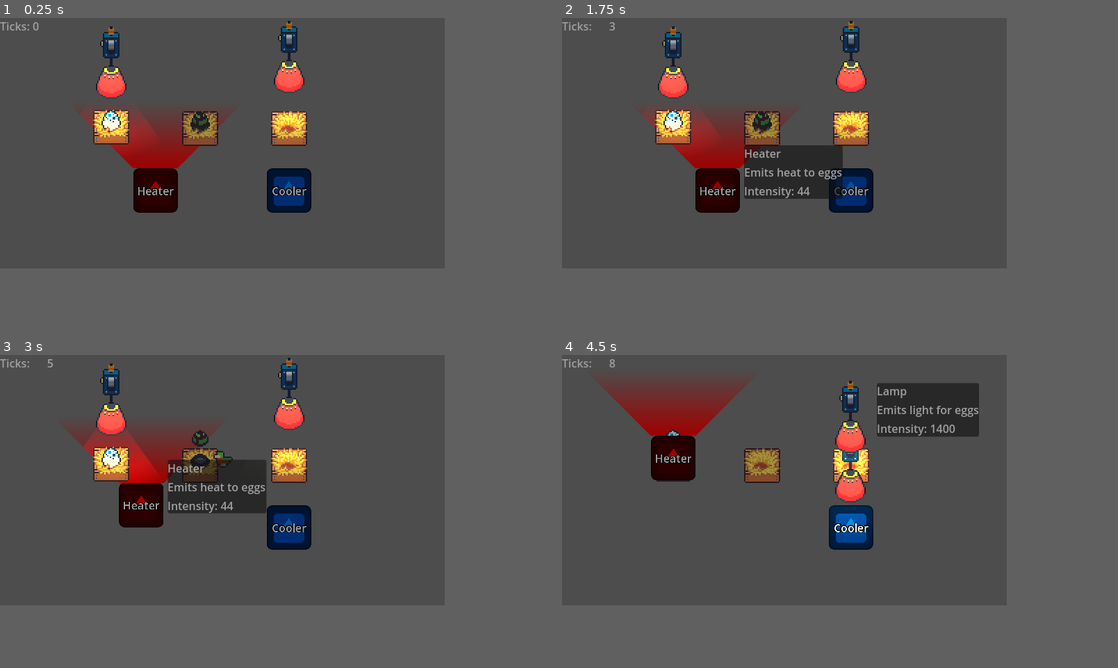
Above: before the commit, frames 1-4 (two rows, left to right).
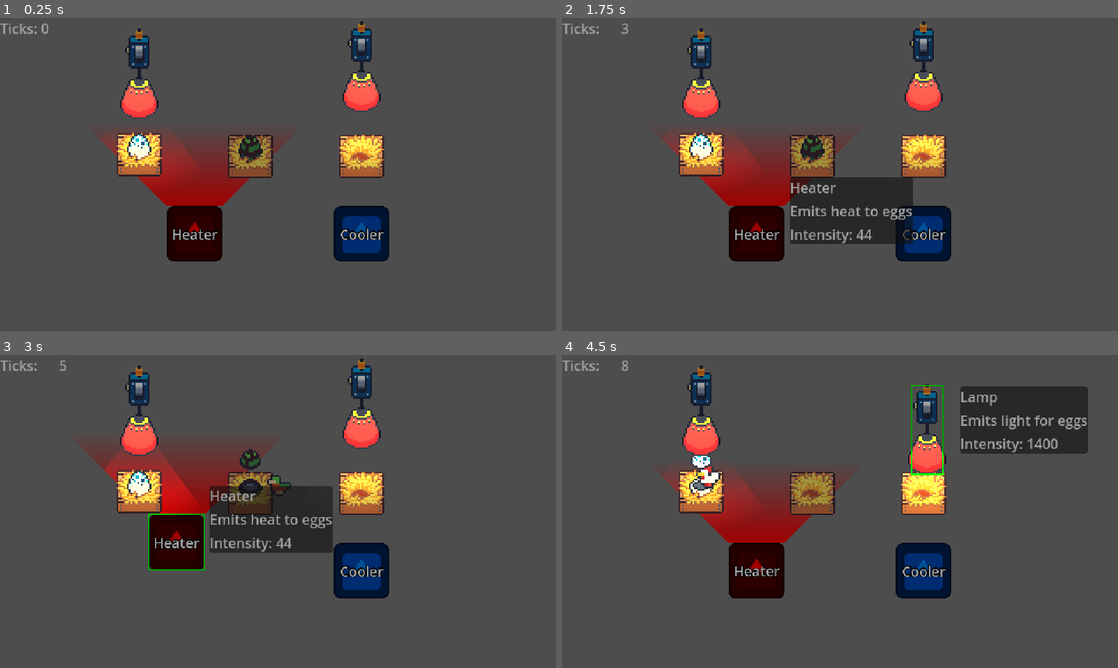
Above: after the commit, the same moments.

Repository: Chris-GW/eggs_incubation_station
Game: Godot game, scene res://main.tscn
The game is run twice, just before and just after one commit, with the same random seed, the same clock (stepped at 60 frames per second) and the same inputs. The engine's default icon, where the game draws it, is replaced by a stand-in: a white triangle on a blue panel in a dark square.
Inputs (mouse positions are in pixels of both pictures, inside the frame that each line leads up to):
- Up to frame 1 (0.25 s): no input
- Up to frame 2 (1.75 s): tap Enter at 0.5 s; drag from (673, 127) to (851, 127) at 0.52 s; tap Space at 1.25 s; drag from (762, 127) to (717, 190) at 1.27 s
- Up to frame 3 (3 s): tap Enter at 2 s; move the mouse to (289, 464) at 2.02 s; click (289, 464) at 2.17 s; drag from (155, 527) to (111, 458) at 2.77 s
- Up to frame 4 (4.5 s): drag from (673, 398) to (851, 464) at 3.52 s; drag from (851, 395) to (851, 464) at 4.27 s
In our replay, the window is 640x360 before the commit and 800x450 after it. These sizes can differ from the game's own. Grey fills any space a smaller window leaves; there, only what the larger window draws over its background counts as a difference.

The runs differ from the first frame. In frame 1, 17% of the frame differs, in the area x 0-70%, y 0-78%; in frame 2, 20%; in frame 3, 18%; in frame 4, 24%, in the area x 0-95%, y 1-78%.

Commit message:
working drag and drop for devices without allowing overlapping

Diff:
--- a/project.godot
+++ b/project.godot
@@ -19,6 +19,8 @@
 
 window/size/viewport_width=640
 window/size/viewport_height=360
+window/size/window_width_override=1920
+window/size/window_height_override=1080
 window/stretch/mode="viewport"
 
 [file_customization]
--- a/scenes/devices/cooler.tscn
+++ b/scenes/devices/cooler.tscn
@@ -1,6 +1,7 @@
-[gd_scene load_steps=5 format=3 uid="uid://brnwpac523qw7"]
+[gd_scene load_steps=6 format=3 uid="uid://brnwpac523qw7"]
 
 [ext_resource type="Script" uid="uid://du7dbvmqccyja" path="res://scripts/devices/cooler.gd" id="1_or2mw"]
+[ext_resource type="Script" uid="uid://dtu8fhapwdl1m" path="res://scripts/devices/draggable.gd" id="2_jplme"]
 [ext_resource type="Texture2D" uid="uid://hwvdgaxokw01" path="res://icon.svg" id="2_ooqtr"]
 
 [sub_resource type="LabelSettings" id="LabelSettings_yh6gp"]
@@ -13,6 +14,11 @@
 
 [node name="Cooler" type="Area2D" groups=["devices"]]
 script = ExtResource("1_or2mw")
+
+[node name="Draggable" type="Node2D" parent="." node_paths=PackedStringArray("area_2d", "outline")]
+script = ExtResource("2_jplme")
+area_2d = NodePath("..")
+outline = NodePath("../Outline2D")
 
 [node name="Sprite2D" type="Sprite2D" parent="."]
 self_modulate = Color(0, 0.504428, 0.943027, 1)
@@ -35,6 +41,12 @@
 text = "Cooler"
 label_settings = SubResource("LabelSettings_yh6gp")
 metadata/_edit_use_anchors_ = true
+
+[node name="Outline2D" type="Line2D" parent="."]
+points = PackedVector2Array(-32, -32, 32, -32, 32, 32, -32, 32)
+closed = true
+width = 2.0
+default_color = Color(1, 0, 0, 1)
 
 [node name="CollisionShape2D" type="CollisionShape2D" parent="."]
 shape = SubResource("RectangleShape2D_8ycrt")
--- a/scenes/devices/hanging_lamp.tscn
+++ b/scenes/devices/hanging_lamp.tscn
@@ -1,7 +1,8 @@
-[gd_scene load_steps=9 format=3 uid="uid://m7nn74deuc3m"]
+[gd_scene load_steps=10 format=3 uid="uid://m7nn74deuc3m"]
 
 [ext_resource type="Texture2D" uid="uid://0bfoddy6eyib" path="res://assets/eggs/Incubator Color.png" id="1_aqynv"]
 [ext_resource type="Script" uid="uid://dub3xbounti3x" path="res://scripts/devices/hanging_lamp.gd" id="1_nvrtj"]
+[ext_resource type="Script" uid="uid://dtu8fhapwdl1m" path="res://scripts/devices/draggable.gd" id="2_grgei"]
 [ext_resource type="Texture2D" uid="uid://bkuwou1loylki" path="res://assets/devices/2d_lights_and_shadows_neutral_point_light.webp" id="3_hwheu"]
 
 [sub_resource type="AtlasTexture" id="AtlasTexture_hwheu"]
@@ -26,6 +27,11 @@
 script = ExtResource("1_nvrtj")
 intensity = 1400.0
 
+[node name="Draggable" type="Node2D" parent="." node_paths=PackedStringArray("area_2d", "outline")]
+script = ExtResource("2_grgei")
+area_2d = NodePath("..")
+outline = NodePath("../Outline2D")
+
 [node name="LampSprite2D" type="Sprite2D" parent="."]
 position = Vector2(0, 26)
 scale = Vector2(2, 2)
@@ -37,8 +43,13 @@
 texture = SubResource("AtlasTexture_grgei")
 hframes = 3
 
+[node name="Outline2D" type="Line2D" parent="."]
+points = PackedVector2Array(-18, -50, 18, -50, 18, 52, -18, 52)
+closed = true
+width = 2.0
+default_color = Color(1, 0, 0, 1)
+
 [node name="CollisionShape2D" type="CollisionShape2D" parent="."]
-visible = false
 position = Vector2(0, 1)
 shape = SubResource("RectangleShape2D_aqynv")
 
@@ -55,7 +66,7 @@
 
 [node name="EggEffectArea2D" type="Area2D" parent="."]
 z_index = -2
-position = Vector2(0, 26)
+position = Vector2(0, 24)
 monitorable = false
 
 [node name="CollisionPolygon2D" type="CollisionPolygon2D" parent="EggEffectArea2D"]
--- a/scenes/devices/heater.tscn
+++ b/scenes/devices/heater.tscn
@@ -1,7 +1,8 @@
-[gd_scene load_steps=5 format=3 uid="uid://bb2c5mlyg7sy4"]
+[gd_scene load_steps=6 format=3 uid="uid://bb2c5mlyg7sy4"]
 
 [ext_resource type="Script" uid="uid://dgwv5xib3on4y" path="res://scripts/devices/heater.gd" id="1_yh6gp"]
 [ext_resource type="Texture2D" uid="uid://hwvdgaxokw01" path="res://icon.svg" id="2_8ycrt"]
+[ext_resource type="Script" uid="uid://dtu8fhapwdl1m" path="res://scripts/devices/draggable.gd" id="3_5hecl"]
 
 [sub_resource type="LabelSettings" id="LabelSettings_yh6gp"]
 font_size = 32
@@ -13,6 +14,11 @@
 
 [node name="Heater" type="Area2D" groups=["devices"]]
 script = ExtResource("1_yh6gp")
+
+[node name="Draggable" type="Node2D" parent="." node_paths=PackedStringArray("area_2d", "outline")]
+script = ExtResource("3_5hecl")
+area_2d = NodePath("..")
+outline = NodePath("../Outline2D")
 
 [node name="Sprite2D" type="Sprite2D" parent="."]
 self_modulate = Color(1, 0, 0, 1)
@@ -35,6 +41,12 @@
 text = "Heater"
 label_settings = SubResource("LabelSettings_yh6gp")
 metadata/_edit_use_anchors_ = true
+
+[node name="Outline2D" type="Line2D" parent="."]
+points = PackedVector2Array(-32, -32, 32, -32, 32, 32, -32, 32)
+closed = true
+width = 2.0
+default_color = Color(1, 0, 0, 1)
 
 [node name="CollisionShape2D" type="CollisionShape2D" parent="."]
 shape = SubResource("RectangleShape2D_8ycrt")
--- a/scripts/devices/cooler.gd
+++ b/scripts/devices/cooler.gd
@@ -9,19 +9,11 @@
 @onready var hover_panel_container: PanelContainer = $HoverPanelContainer
 
 var effected_eggs: Array[Egg] = []
-var is_dragging := false
 
 
 func _ready() -> void:
 	hover_panel_container.visible = false
 	%IntensityLabel.text = "Intensity: %d" % intensity
-
-
-func _process(delta: float) -> void:
-	global_position.x = clamp(global_position.x, 40, DisplayServer.window_get_size().x)
-	global_position.y = clamp(global_position.y, 40, DisplayServer.window_get_size().y)
-	if is_dragging:
-		global_position = global_position.lerp(get_global_mouse_position(), delta * 40.0)
 
 
 func pre_game_tick() -> void:
@@ -76,15 +68,3 @@
 				and event.is_pressed()
 				and event.double_click):
 		enabled = !enabled
-
-	if (event is InputEventMouseButton
-				and event.button_index == MOUSE_BUTTON_LEFT
-				and event.is_pressed()):
-		is_dragging = true
-
-
-func _input(event: InputEvent) -> void:
-	if (event is InputEventMouseButton
-				and event.button_index == MOUSE_BUTTON_LEFT
-				and event.is_released()):
-		is_dragging = false
--- /dev/null
+++ b/scripts/devices/draggable.gd
@@ -0,0 +1,82 @@
+class_name Draggable
+extends Node2D
+
+signal dragg_started
+signal dragg_ended
+
+const MAP_SNAP := 10.0
+const MAP_BOARDER := Vector2.ONE * 20.0
+const MIN_MAP_POSITION := Vector2.ZERO + MAP_BOARDER
+const MAX_MAP_POSITION := Vector2(640.0, 360.0) - MAP_BOARDER
+
+@export var area_2d: Area2D
+@export var outline: Line2D
+@export var smoothing := 30.0
+
+@onready var drag_start_position := area_2d.global_position
+
+var is_dragging := false : set = set_dragging
+var is_reverting_position := false
+var is_overlapping := false
+
+
+func _enter_tree() -> void:
+	area_2d.input_event.connect(_on_input_event)
+
+func _exit_tree() -> void:
+	area_2d.input_event.disconnect(_on_input_event)
+
+
+func _process(delta: float) -> void:
+	if is_reverting_position:
+		var weight := 1.0 - exp(-smoothing * delta)
+		area_2d.global_position = area_2d.global_position.lerp(drag_start_position, weight)
+	elif is_dragging:
+		follow_mouse_position(delta)
+
+	if area_2d.has_overlapping_areas():
+		outline.default_color = Color.RED
+		outline.visible = true
+	else:
+		outline.default_color = Color.GREEN
+		outline.visible = is_dragging
+
+
+func follow_mouse_position(delta: float) -> void:
+	var weight := 1.0 - exp(-smoothing * delta)
+	var mouse_position := area_2d.get_global_mouse_position() \
+				.snappedf(MAP_SNAP) \
+				.clamp(MIN_MAP_POSITION, MAX_MAP_POSITION)
+	area_2d.global_position = area_2d.global_position.lerp(mouse_position, weight)
+
+
+func can_drop() -> bool:
+	return !area_2d.get_overlapping_areas().any(func overlapping_area(other_area: Area2D):
+		return other_area.is_in_group("devices"))
+
+
+func _on_input_event(_viewport: Node, event: InputEvent, _shape_idx: int) -> void:
+	if (event is InputEventMouseButton
+				and event.button_index == MOUSE_BUTTON_LEFT
+				and event.is_pressed()):
+		is_dragging = true
+
+
+func _input(event: InputEvent) -> void:
+	if (event is InputEventMouseButton
+				and event.button_index == MOUSE_BUTTON_LEFT
+				and event.is_released()):
+		is_dragging = false
+
+
+func set_dragging(_is_dragging: bool) -> void:
+	if is_dragging == _is_dragging:
+		return
+	is_dragging = _is_dragging
+	if is_dragging:
+		drag_start_position = area_2d.global_position
+		is_reverting_position = false
+		dragg_started.emit()
+	else:
+		is_reverting_position = not can_drop()
+		dragg_ended.emit()
--- a/scripts/devices/hanging_lamp.gd
+++ b/scripts/devices/hanging_lamp.gd
@@ -9,19 +9,11 @@
 @onready var hover_panel_container: PanelContainer = $HoverPanelContainer
 
 var effected_eggs: Array[Egg] = []
-var is_dragging := false
 
 
 func _ready() -> void:
 	hover_panel_container.visible = false
 	%IntensityLabel.text = "Intensity: %d" % intensity
-
-
-func _process(delta: float) -> void:
-	if is_dragging:
-		var global_mouse_position := get_global_mouse_position() \
-				.snapped(Vector2(5.0, 5.0))
-		global_position = global_position.lerp(global_mouse_position, delta * 40.0)
 
 
 func pre_game_tick() -> void:
@@ -59,7 +51,6 @@
 	var should_animate_switch := enabled != _enabled
 	enabled = _enabled
 	if is_node_ready():
-		egg_effect_area_2d.visible = enabled
 		point_light_2d.enabled = enabled
 		if should_animate_switch:
 			play_switch_animation(enabled)
@@ -84,17 +75,3 @@
 				and event.button_index == MOUSE_BUTTON_RIGHT
 				and event.is_pressed()):
 		enabled = !enabled
-
-	if (event is InputEventMouseButton
-				and event.button_index == MOUSE_BUTTON_LEFT
-				and event.is_pressed()):
-		is_dragging = true
-		egg_effect_area_2d.visible = true
-
-
-func _input(event: InputEvent) -> void:
-	if (event is InputEventMouseButton
-				and event.button_index == MOUSE_BUTTON_LEFT
-				and event.is_released()):
-		is_dragging = false
-		egg_effect_area_2d.visible = enabled
--- a/scripts/devices/heater.gd
+++ b/scripts/devices/heater.gd
@@ -9,17 +9,11 @@
 @onready var hover_panel_container: PanelContainer = $HoverPanelContainer
 
 var effected_eggs: Array[Egg] = []
-var is_dragging := false
 
 
 func _ready() -> void:
 	hover_panel_container.visible = false
 	%IntensityLabel.text = "Intensity: %d" % intensity
-
-
-func _process(delta: float) -> void:
-	if is_dragging:
-		global_position = global_position.lerp(get_global_mouse_position(), delta * 40.0)
 
 
 func pre_game_tick() -> void:
@@ -75,15 +69,3 @@
 				and event.button_index == MOUSE_BUTTON_RIGHT
 				and event.is_pressed()):
 		enabled = !enabled
-
-	if (event is InputEventMouseButton
-				and event.button_index == MOUSE_BUTTON_LEFT
-				and event.is_pressed()):
-		is_dragging = true
-
-
-func _input(event: InputEvent) -> void:
-	if (event is InputEventMouseButton
-				and event.button_index == MOUSE_BUTTON_LEFT
-				and event.is_released()):
-		is_dragging = false
Not shown, added: scripts/devices/draggable.gd.uid
